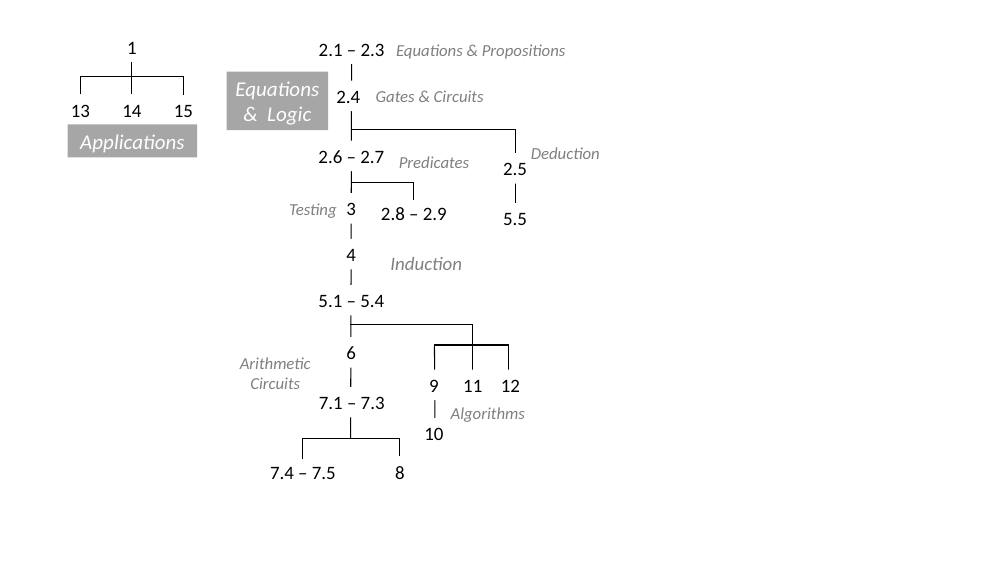
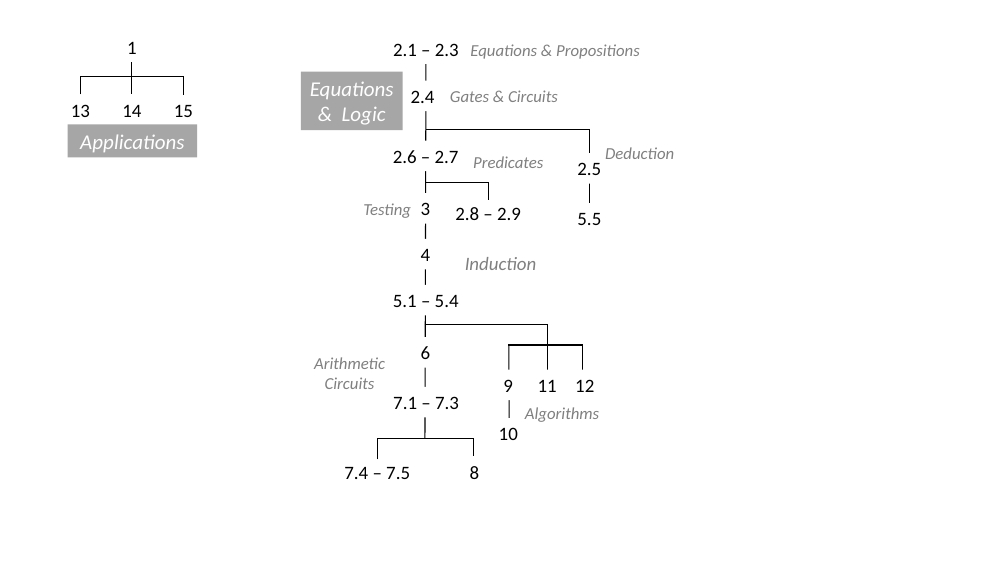
Before and after one commit to rexpage/LogicBook, a slide deck: slide 1 of Sources/roadmap.pptx. Drawn at 1008x567 pixels with LibreOffice and Linux fonts; fonts in the diff are those of the drawing. Boxes give left, top, right and bottom in pixels: in the first picture for what was removed or moved away, otherwise in the second. Text is boxed around its words. In the diff, an @@ line names an element or a change of style, - is before the commit and + after.

Commit message:
widened image to increase separation
applications chart was too close to equations/logic part

```diff
--- a/Sources/roadmap.pptx
+++ b/Sources/roadmap.pptx
@@ 25 texts, 5 elbow lines, 3 lines, 1 rectangle: place and size @@
-25 texts, 5 elbow lines, 3 lines, 1 rectangle at box(227, 43, 600, 479)
+25 texts, 5 elbow lines, 3 lines, 1 rectangle at box(301, 43, 674, 479)
```
